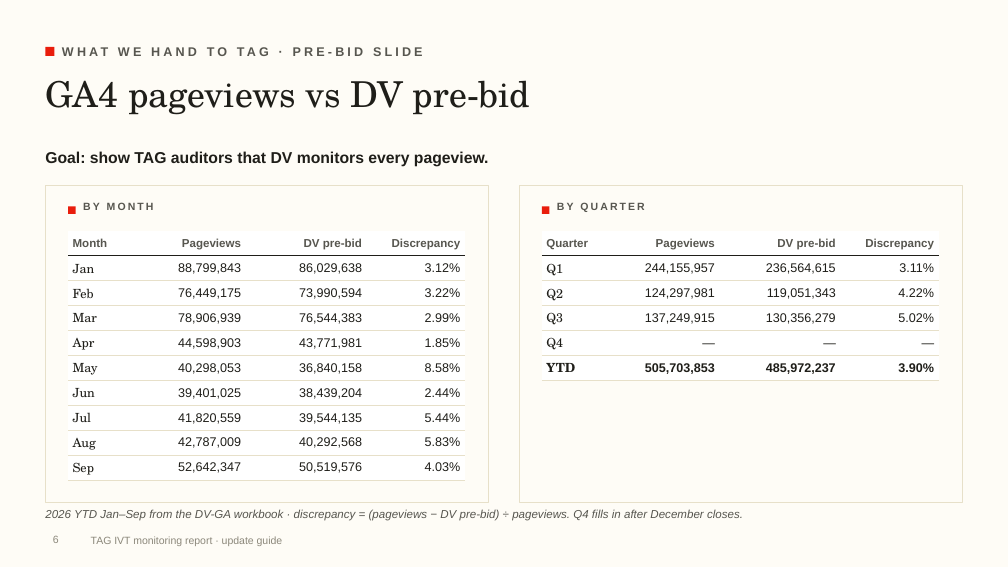
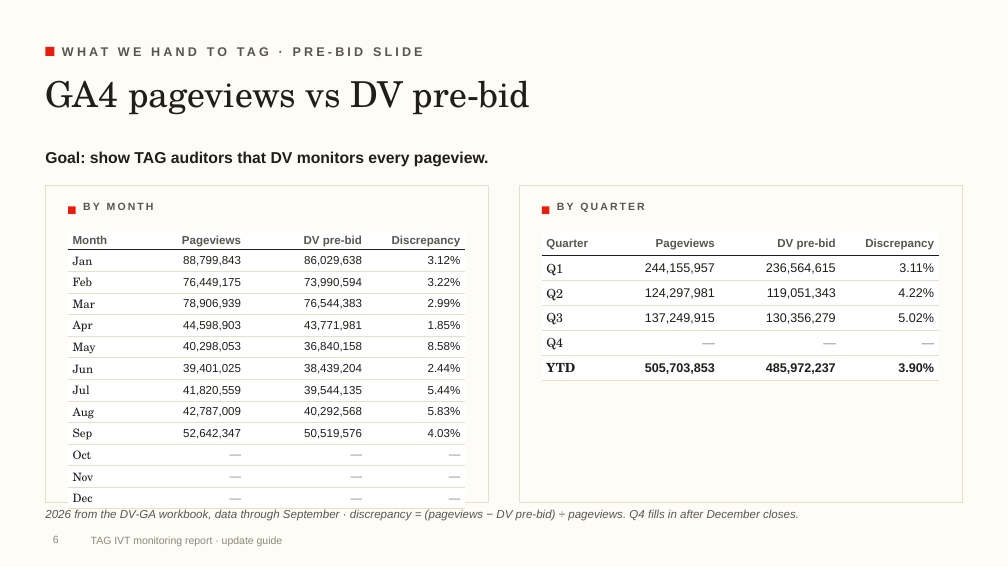
Before and after one commit to rogerhirano-nw/yield-dashboard, a slide deck: slide 6 of docs/TAG_IVT_Report_Update_Guide.pptx. Drawn at 1008x567 pixels with LibreOffice and Linux fonts; fonts in the diff are those of the drawing; background and template pictures are left out. Boxes give left, top, right and bottom in pixels: in the first picture for what was removed or moved away, otherwise in the second. Text is boxed around its words. In the diff, an @@ line names an element or a change of style, - is before the commit and + after.

```diff
--- a/docs/TAG_IVT_Report_Update_Guide.pptx
+++ b/docs/TAG_IVT_Report_Update_Guide.pptx
@@ table at <box>68,231,465,506</box> @@
+row 11: Oct | — | — | —
+row 12: Nov | — | — | —
+row 13: Dec | — | — | —
@@ table at <box>542,231,939,378</box> @@
@@ text colour #1F1E19 to #8C887B in "—", "—", "—" @@
@@ text at <box>45,509,799,521</box>: text changed @@
-2026 YTD Jan–Sep from the DV-GA workbook · discrepancy = (pageviews − DV pre-bid) ÷ pageviews. Q4 fills in after December closes.
+2026 from the DV-GA workbook, data through September · discrepancy = (pageviews − DV pre-bid) ÷ pageviews. Q4 fills in after December closes.
```
Also in this commit, not shown: 4 other slides changed, 1 other file.
